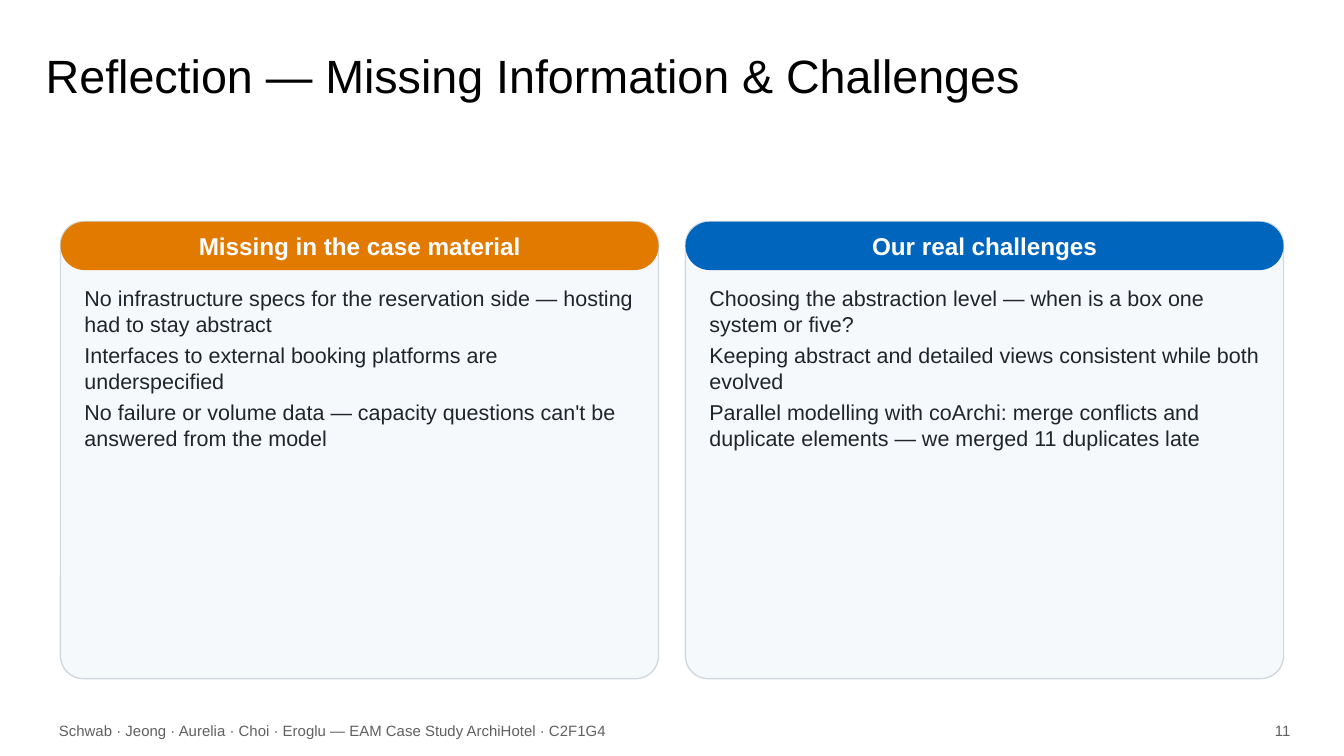
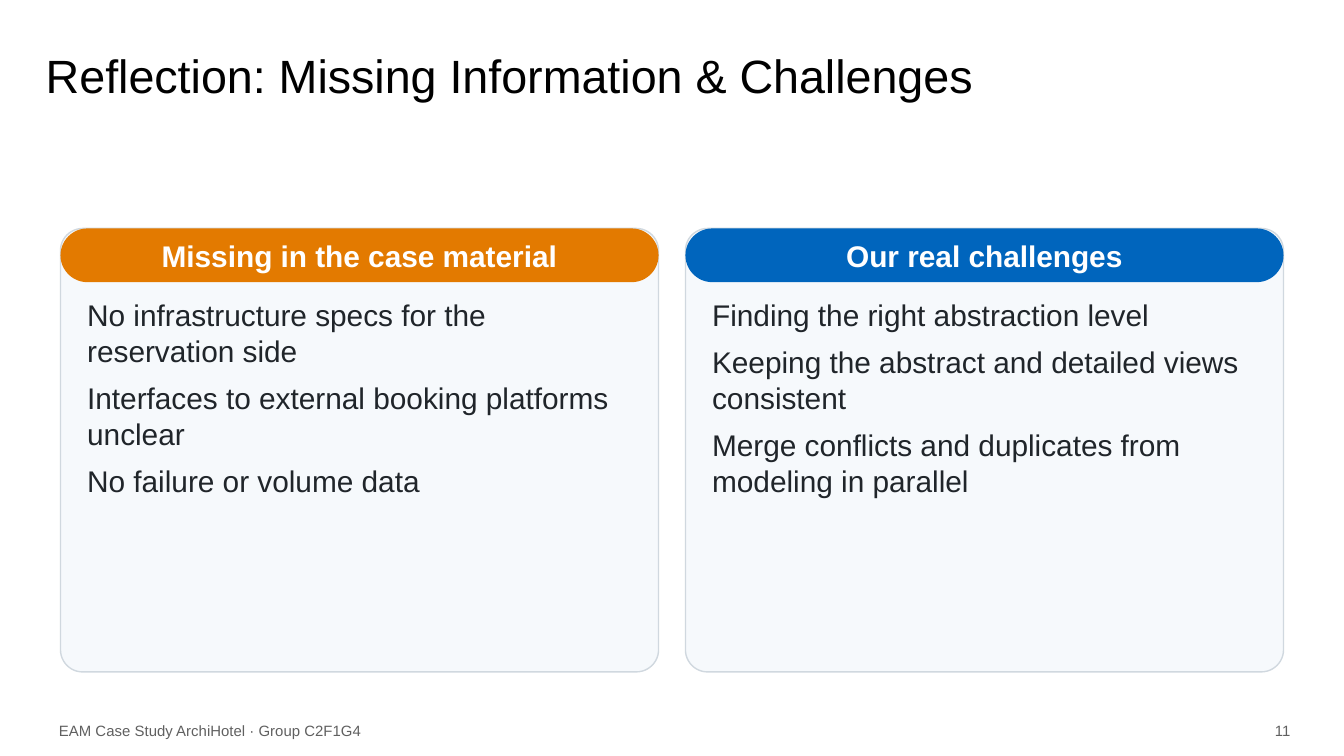
Before and after one commit to KatrinSchw/enterprise-architecture-model, a slide deck: slide 11 of slides/C2F1G4.pptx. Drawn at 1344x756 pixels with LibreOffice and Linux fonts; fonts in the diff are those of the drawing; background and template pictures are left out. Boxes give left, top, right and bottom in pixels: in the first picture for what was removed or moved away, otherwise in the second. Text is boxed around its words. In the diff, an @@ line names an element or a change of style, - is before the commit and + after.

```diff
--- a/slides/C2F1G4.pptx
+++ b/slides/C2F1G4.pptx
@@ title at [46, 59, 973, 102]: text changed @@
-Reflection — Missing Information & Challenges
+Reflection: Missing Information & Challenges
@@ rounded rectangle "Missing in the case material": place and size @@
-rounded rectangle "Missing in the case material" at [60, 222, 659, 270]
+rounded rectangle "Missing in the case material" at [60, 228, 659, 282]
@@ rounded rectangle "Missing in the case material" at [60, 228, 659, 282]: size 13 to 16 pt @@
@@ rounded rectangle: place and size @@
-rounded rectangle at [60, 222, 659, 679]
+rounded rectangle at [60, 228, 659, 672]
@@ rounded rectangle "Our real challenges" at [685, 228, 1284, 282]: size 13 to 16 pt @@
@@ rounded rectangle "Our real challenges": place and size @@
-rounded rectangle "Our real challenges" at [685, 222, 1284, 270]
+rounded rectangle "Our real challenges" at [685, 228, 1284, 282]
@@ rounded rectangle: place and size @@
-rounded rectangle at [685, 222, 1284, 679]
+rounded rectangle at [685, 228, 1284, 672]
@@ text at [87, 304, 608, 493]: text changed; size 11.5 to 16 pt @@
-No infrastructure specs for the reservation side — hosting had to stay abstract
-Interfaces to external booking platforms are underspecified
-No failure or volume data — capacity questions can't be answered from the model
+No infrastructure specs for the reservation side
+Interfaces to external booking platforms unclear
+No failure or volume data
@@ text at [712, 304, 1238, 497]: text changed; size 11.5 to 16 pt @@
-Choosing the abstraction level — when is a box one system or five?
-Keeping abstract and detailed views consistent while both evolved
-Parallel modelling with coArchi: merge conflicts and duplicate elements — we merged 11 duplicates late
+Finding the right abstraction level
+Keeping the abstract and detailed views consistent
+Merge conflicts and duplicates from modeling in parallel
@@ text at [59, 725, 361, 739]: text changed @@
-Schwab · Jeong · Aurelia · Choi · Eroglu — EAM Case Study ArchiHotel · C2F1G4
+EAM Case Study ArchiHotel · Group C2F1G4
```
Also in this commit, not shown: 13 other slides changed, 1 slide added, 1 other file.
